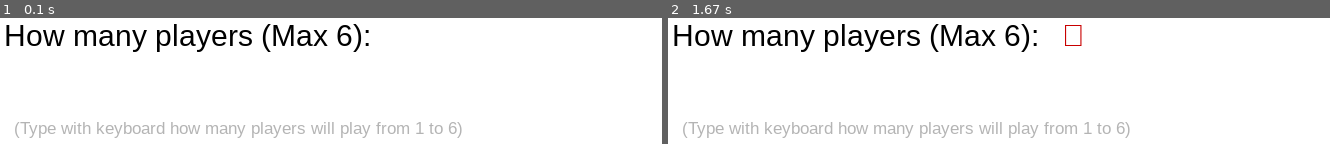
Above: before the commit, frames 1-2 (left to right).
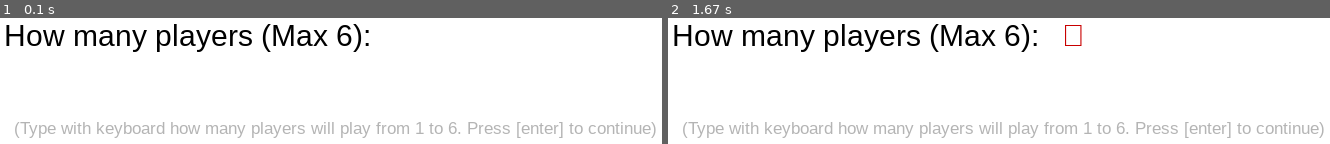
Above: after the commit, the same moments.

Repository: alumppio/ot-harjoitustyo
Game: pygame game, started from src/main.py
Same seed, same stepped clock (60 frames per second), same inputs: the game is played once before the commit and once after it.
Inputs:
- Up to frame 1 (0.1 s): no input
- Up to frame 2 (1.67 s): tap Enter at 0.33 s

The runs differ from the first frame. In frame 1, 1.0% of the frame differs, in the area x 69-100%, y 82-96%; in frame 2, 1.0%.

Commit message:
viimeisiä muutoksia

Diff:
--- a/src/config/end_game.py
+++ b/src/config/end_game.py
@@ -2,6 +2,7 @@
 from services.connection import CONNECTION
 from config.visual.draw_end_game import DrawEndGame
 from repositories.delay_time import Delay
+
 
 
 class EndGame:
--- a/src/config/main_loop.py
+++ b/src/config/main_loop.py
@@ -24,8 +24,7 @@
             for player in self.players:
                 self.event_handle_loop(player)
             self.check_if_done()
-
-        Delay(500)
+        Delay(25000)
 
     def draw_names(self):
         for player in self.players:
--- a/src/repositories/constants.py
+++ b/src/repositories/constants.py
@@ -2,6 +2,7 @@
 import pygame
 
 pygame.init()
+pygame.display.set_caption('Yatzy')
 
 ## This file consists of constants used in the game ##
 
@@ -29,9 +30,10 @@
 TIP_FONT = pygame.font.SysFont('arial', 17)
 
 START_TIP_AMOUNT = TIP_FONT.render(
-    '(Type with keyboard how many players will play from 1 to 6)', True, GRAY, WHITE)
+    '(Type with keyboard how many players will play from 1 to 6. Press [enter] to continue)'
+    , True, GRAY, WHITE)
 START_TIP_NAMES = TIP_FONT.render(
-    '(Type your name using the keyboard)', True, GRAY, WHITE)
+    '(Type your name using the keyboard. Press [enter] to continue)', True, GRAY, WHITE)
 START_TEXT_PLAYERS = START_FONT.render(
     'How many players (Max 6):', True, BLACK, WHITE)
 START_TEXT_NAME = START_FONT.render(
